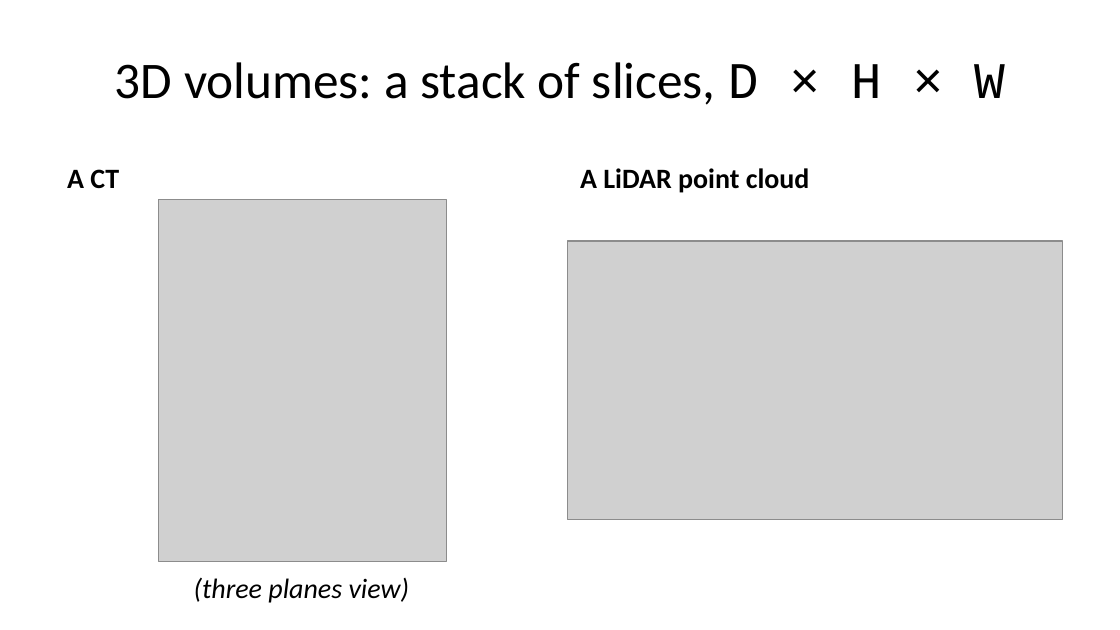
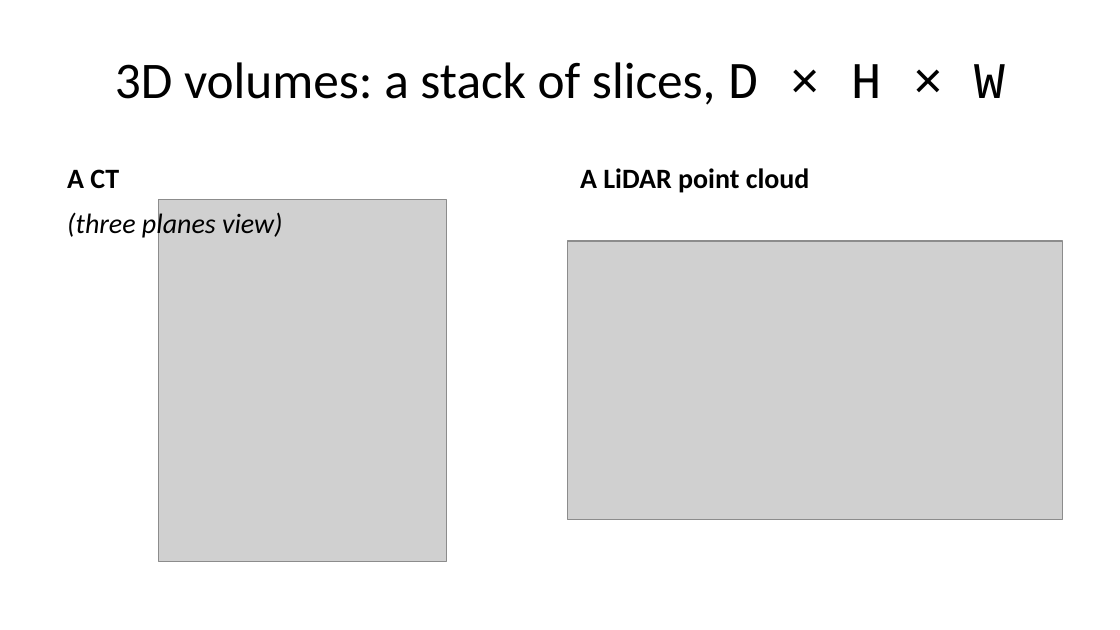
Before and after one commit to pauldubois98/AdcancedTopicsDataScience2026, a slide deck: slide 30 of Course01/slides.pptx (slide 24 before the commit). Drawn at 1120x630 pixels with LibreOffice and Linux fonts; fonts in the diff are those of the drawing; grey boxes stand for pictures. Boxes give left, top, right and bottom in pixels: in the first picture for what was removed or moved away, otherwise in the second. Text is boxed around its words. In the diff, an @@ line names an element or a change of style, - is before the commit and + after.

```diff
--- a/Course01/slides.pptx
+++ b/Course01/slides.pptx
@@ text "(three planes view)": place and size @@
-text "(three planes view)" at (194,578,410,603)
+text "(three planes view)" at (67,210,283,240)
@@ text "(three planes view)" at (67,210,283,240): alignment centre to left; more space between paragraphs @@
```
Also in this commit, not shown: 2 other slides changed, 7 slides added, 1 slide removed, 2 other files.
